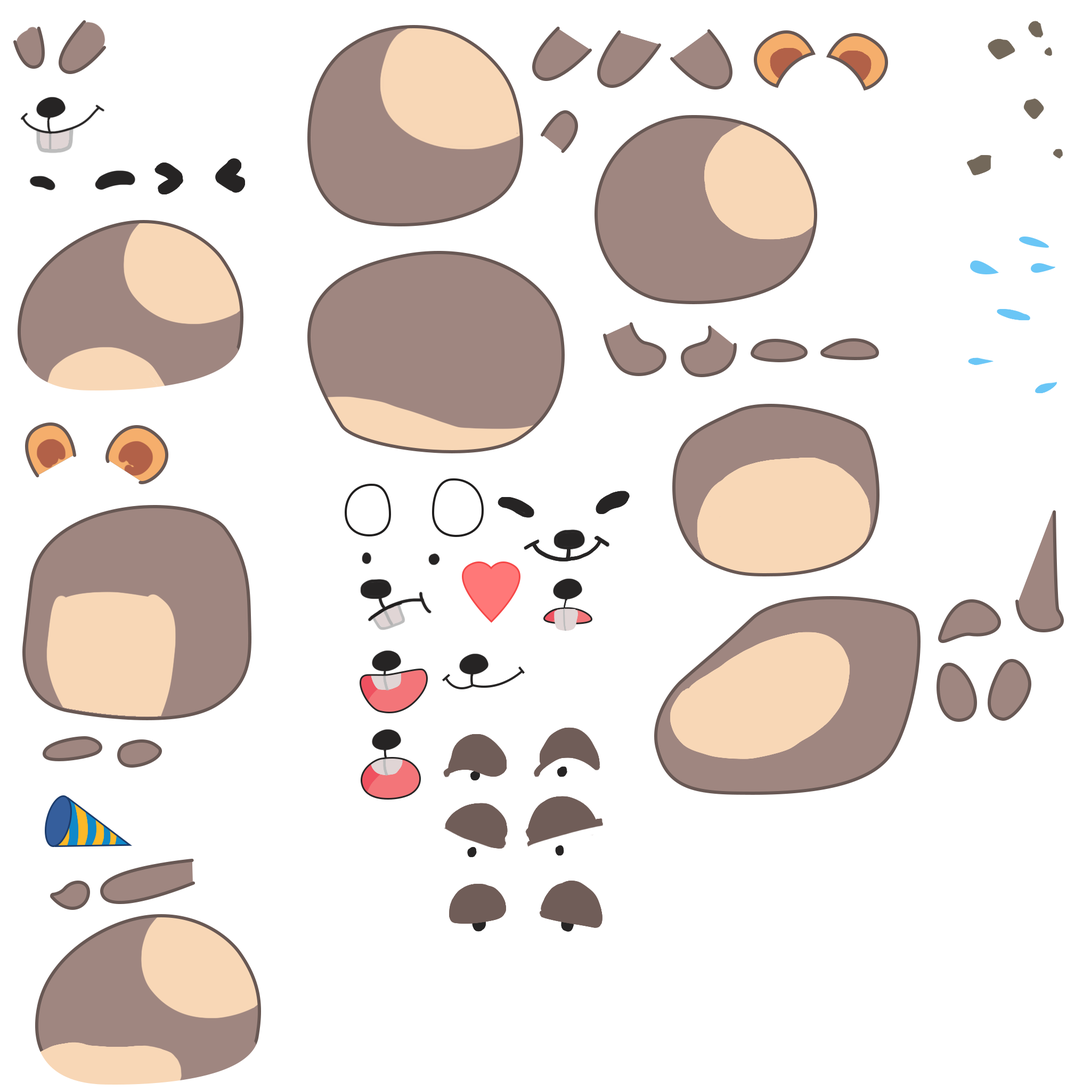
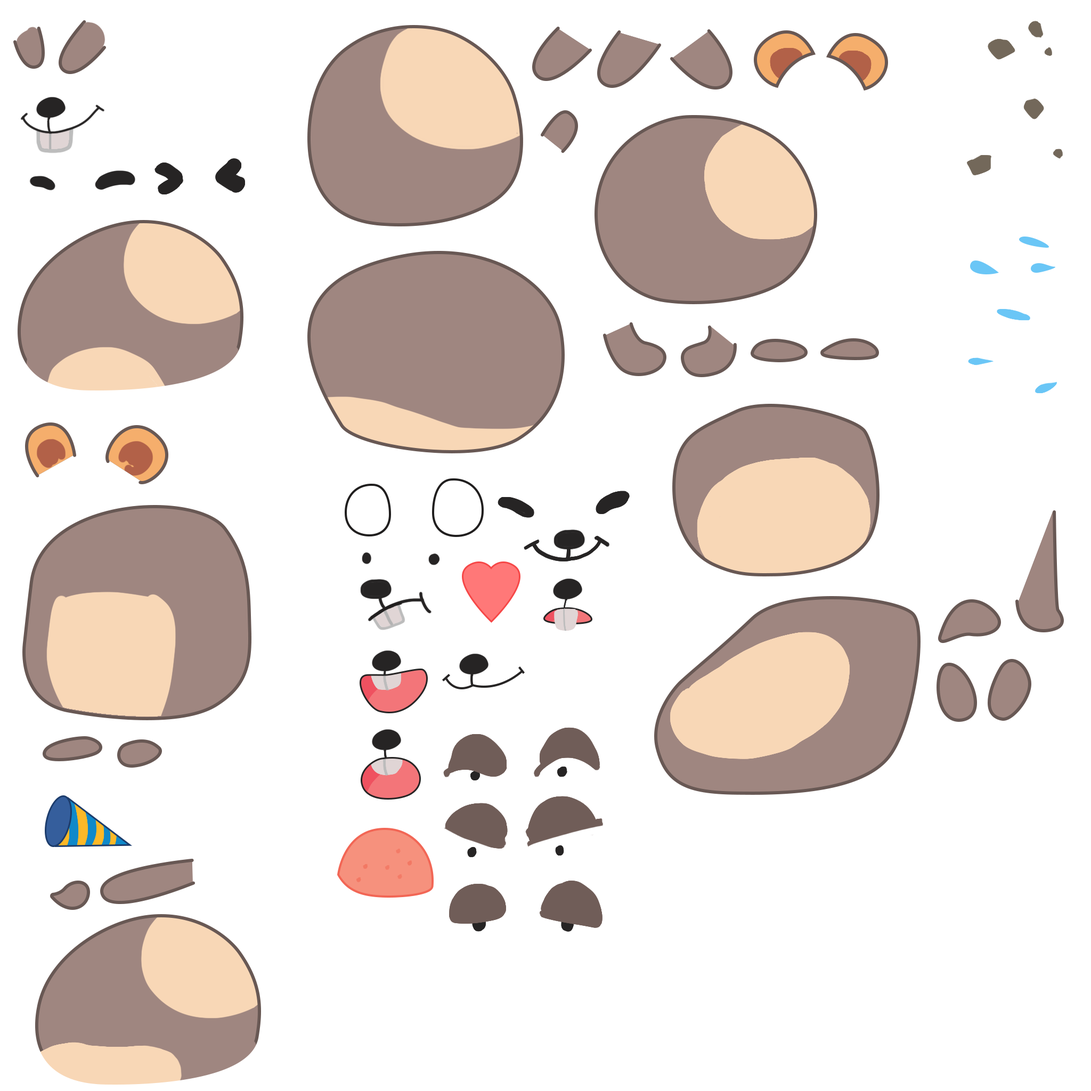
Comparing the layer stacks of the two 1091x1091 images. Changes:
added layer "Layer 34" in group "hamster copy" over [337, 828, 434, 899]
